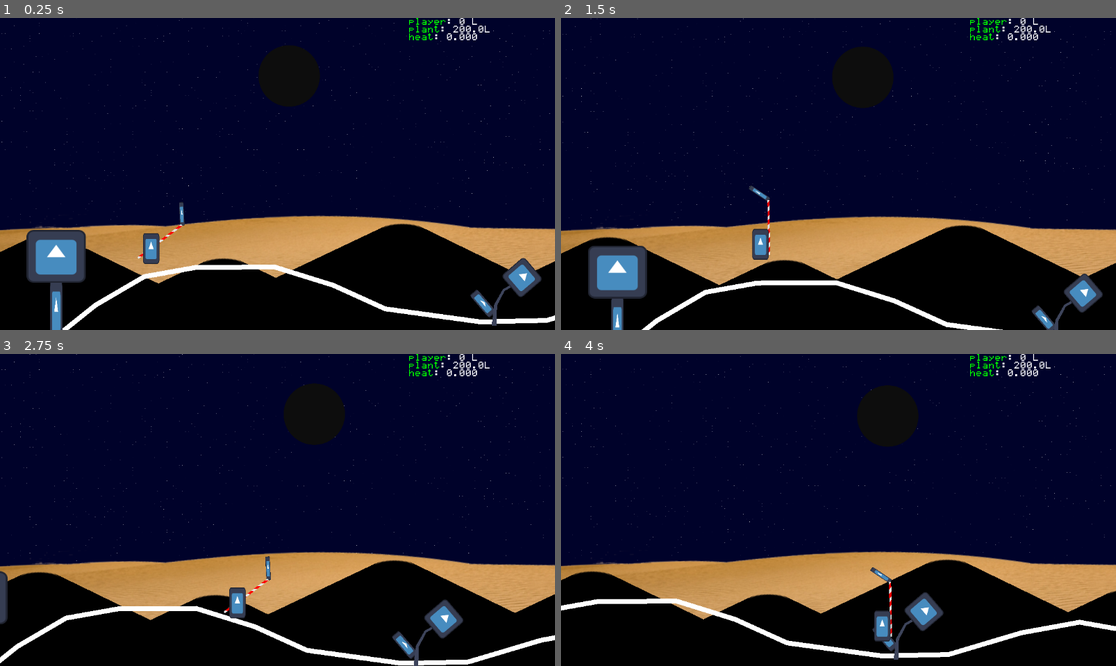
Above: before the commit, frames 1-4 (two rows, left to right).
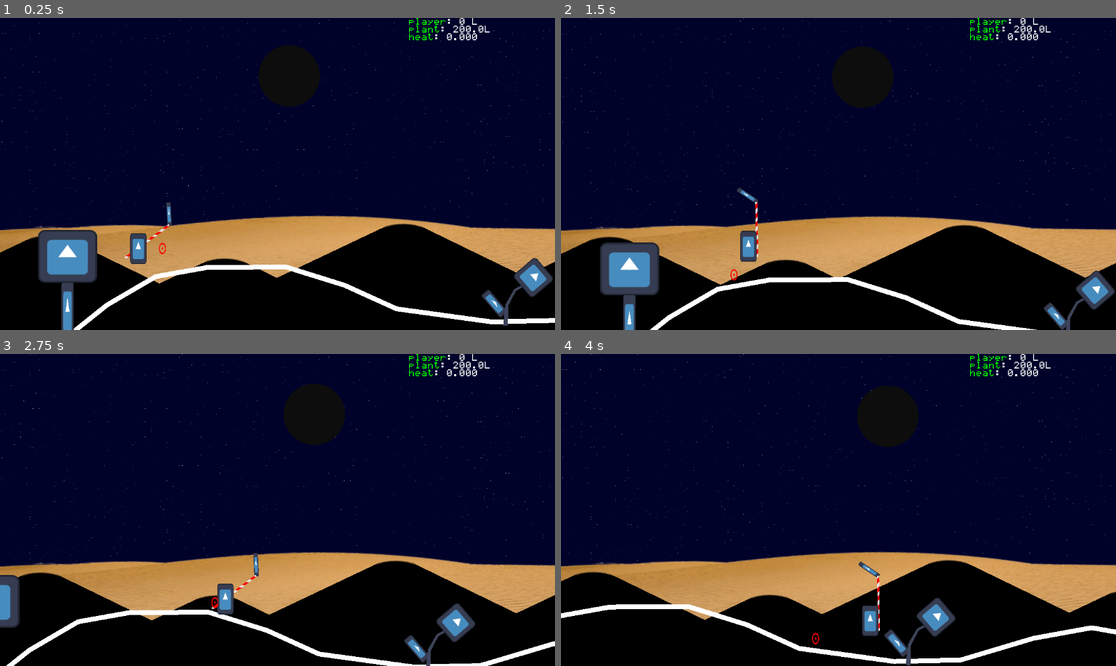
Above: after the commit, the same moments.

Repository: Eptwalabha/ld52
Game: Godot game, scene res://scene/game.tscn
The game is run twice, just before and just after one commit, with the same random seed, the same clock (stepped at 60 frames per second) and the same inputs. The engine's default icon, where the game draws it, is replaced by a stand-in: a white triangle on a blue panel in a dark square.
Inputs:
- Up to frame 1 (0.25 s): no input
- Up to frame 2 (1.5 s): hold E (action) 0.53-1.28 s; hold Right (move_right) from 0.53 s (still down); tap Up (jump) at 0.77, 0.8, 1.07, 1.35 s
- Up to frame 3 (2.75 s): tap Up (jump) at 1.52, 1.82, 2.3 s; tap E (action) at 1.55 s; release Right (move_right) at 2.03 s; hold Left (move_left) from 2.03 s (still down); hold E (action) from 2.03 s (still down)
- Up to frame 4 (4 s): release Left (move_left) at 2.78 s; release E (action) at 2.78 s; hold Right (move_right) from 2.78 s (still down); tap Space (attack) at 2.85 s; tap Up (jump) at 3.02, 3.32, 3.77, 3.8 s; tap E (action) at 3.05 s; hold E (action) from 3.53 s (still down)

The runs differ from the first frame. In frame 1, 5.5% of the frame differs, in the area x 0-100%, y 59-100%; in frame 2, 6.1%, in the area x 0-100%, y 0-100%; in frame 3, 5.2%; in frame 4, 5.2%.

Commit message:
gnome states

Diff:
--- a/project.godot
+++ b/project.godot
@@ -20,9 +20,19 @@
 "path": "res://scene/props/flower.gd"
 }, {
 "base": "CharacterBody2D",
+"class": &"Gnome",
+"language": &"GDScript",
+"path": "res://scene/gnome/gnome.gd"
+}, {
+"base": "CharacterBody2D",
 "class": &"Player",
 "language": &"GDScript",
 "path": "res://scene/player/player.gd"
+}, {
+"base": "Node",
+"class": &"State",
+"language": &"GDScript",
+"path": "res://scene/gnome/npc_state.gd"
 }, {
 "base": "Node2D",
 "class": &"SunMoon",
@@ -42,7 +52,9 @@
 _global_script_class_icons={
 "Fade": "",
 "Flower": "",
+"Gnome": "",
 "Player": "",
+"State": "",
 "SunMoon": "",
 "WaterBubble": "",
 "WaterSource": ""
--- a/scene/game.gd
+++ b/scene/game.gd
@@ -1,5 +1,4 @@
 extends Node2D
-
 
 @onready var player : Player = %player
 @onready var flower : Flower = %flower
@@ -18,7 +17,6 @@
 	if playing:
 		sky.process(delta)
 		flower.dry(delta, sky.get_sun_intensity())
-
 
 func _on_player_spat(damage):
 	var bubble : WaterBubble = Bubble.instantiate()
--- a/scene/game.tscn
+++ b/scene/game.tscn
@@ -7,6 +7,7 @@
 [ext_resource type="PackedScene" uid="uid://cm2oorf8k7sqw" path="res://scene/props/flower.tscn" id="4_gwt1y"]
 [ext_resource type="PackedScene" uid="uid://dcjjch461pfyu" path="res://scene/level/day_night.tscn" id="6_kxb6o"]
 [ext_resource type="PackedScene" uid="uid://ifoicgn75pxc" path="res://scene/props/tree.tscn" id="6_wd8ky"]
+[ext_resource type="PackedScene" uid="uid://46ri45wr2fma" path="res://scene/gnome/gnome.tscn" id="8_5cyso"]
 
 [node name="Game" type="Node2D"]
 script = ExtResource("1_ndv1p")
@@ -74,6 +75,7 @@
 
 [node name="player" parent="parallax/foreground" instance=ExtResource("2_83nul")]
 unique_name_in_owner = true
+position = Vector2(-50, 0)
 
 [node name="camera" type="Camera2D" parent="parallax/foreground/player"]
 offset = Vector2(0, -650)
@@ -84,6 +86,9 @@
 drag_horizontal_enabled = true
 
 [node name="enemies" type="Node2D" parent="parallax/foreground"]
+
+[node name="Gnome" parent="parallax/foreground" node_paths=PackedStringArray("target") instance=ExtResource("8_5cyso")]
+target = NodePath("../level/flower")
 
 [node name="ui" type="CanvasLayer" parent="."]
 
--- /dev/null
+++ b/scene/gnome/gnome.gd
@@ -0,0 +1,64 @@
+class_name Gnome
+extends CharacterBody2D
+
+
+const SPEED = 200.0
+const JUMP_VELOCITY = -300.0
+
+var fullness : int = 0
+var near_flower: bool = false
+
+var gravity = ProjectSettings.get_setting("physics/2d/default_gravity")
+@export var target : Flower
+
+var current_state : State
+var states : Dictionary = {}
+
+func _ready():
+	for state in $states.get_children():
+		if state is State:
+			state.npc = self
+			state.changed.connect(_on_state_changed)
+			state.finished.connect(_on_state_finished.bind(state))
+			states[state.name] = state
+	replace_state("idle")
+
+func _physics_process(delta) -> void:
+	current_state.physics_process(delta)
+
+func _process(delta) -> void:
+	current_state.process(delta)
+
+func drink() -> void:
+	pass
+
+func replace_state(new_state: String) -> void:
+	if current_state is State:
+		current_state.exit()
+	current_state = states[new_state]
+	current_state.enter()
+
+func _on_state_changed(new_state: String) -> void:
+	replace_state(new_state)
+
+func _on_state_finished(state: State) -> void:
+	match state.name:
+		"jump": replace_state("walk")
+		"walk", "escape":
+			var new_state : String = ["walk", "idle", "jump"].pick_random()
+			if near_flower:
+				new_state = "drink"
+			replace_state(new_state)
+		"idle": replace_state(["walk", "jump"].pick_random())
+		"drink": replace_state("leave")
+		"leave": queue_free()
+
+func _on_plant_detector_area_entered(area):
+	if area.owner is Flower:
+		near_flower = true
+		current_state.near_plant()
+
+func _on_plant_detector_area_exited(area):
+	if area.owner is Flower:
+		near_flower = false
+		current_state.away_from_plant()
--- /dev/null
+++ b/scene/gnome/gnome.tscn
@@ -0,0 +1,74 @@
+[gd_scene load_steps=12 format=3 uid="uid://46ri45wr2fma"]
+
+[ext_resource type="Script" path="res://scene/gnome/gnome.gd" id="1_iam6g"]
+[ext_resource type="Texture2D" uid="uid://dsxle7blcgnoi" path="res://resource/images/target.svg" id="2_qjudr"]
+[ext_resource type="Script" path="res://scene/gnome/npc_state_idle.gd" id="2_ulmaw"]
+[ext_resource type="Script" path="res://scene/gnome/npc_state_walk.gd" id="3_inp0e"]
+[ext_resource type="Script" path="res://scene/gnome/npc_state_jump.gd" id="4_yxcar"]
+[ext_resource type="Script" path="res://scene/gnome/npc_state_escape.gd" id="5_h0d3m"]
+[ext_resource type="Script" path="res://scene/gnome/npc_state_drink.gd" id="7_73qw6"]
+[ext_resource type="Script" path="res://scene/gnome/npc_state_leave.gd" id="8_bpmka"]
+
+[sub_resource type="CapsuleShape2D" id="CapsuleShape2D_8ob85"]
+radius = 7.0
+height = 24.0
+
+[sub_resource type="SeparationRayShape2D" id="SeparationRayShape2D_o0u1b"]
+length = 26.0
+
+[sub_resource type="RectangleShape2D" id="RectangleShape2D_7cm6k"]
+size = Vector2(34, 16)
+
+[node name="Gnome" type="CharacterBody2D"]
+collision_layer = 8
+collision_mask = 10
+floor_snap_length = 5.0
+script = ExtResource("1_iam6g")
+
+[node name="CollisionShape2D" type="CollisionShape2D" parent="."]
+shape = SubResource("CapsuleShape2D_8ob85")
+
+[node name="CollisionShape2D2" type="CollisionShape2D" parent="."]
+shape = SubResource("SeparationRayShape2D_o0u1b")
+
+[node name="pivot" type="Node2D" parent="."]
+
+[node name="Sprite2D" type="Sprite2D" parent="pivot"]
+position = Vector2(0, -9.53674e-07)
+scale = Vector2(0.108844, 0.176871)
+texture = ExtResource("2_qjudr")
+
+[node name="plant_detector" type="Area2D" parent="pivot"]
+collision_layer = 0
+collision_mask = 16
+
+[node name="CollisionShape2D" type="CollisionShape2D" parent="pivot/plant_detector"]
+position = Vector2(17, 12)
+shape = SubResource("RectangleShape2D_7cm6k")
+
+[node name="states" type="Node" parent="."]
+
+[node name="idle" type="Node" parent="states"]
+script = ExtResource("2_ulmaw")
+state_name = "idle"
+
+[node name="walk" type="Node" parent="states"]
+script = ExtResource("3_inp0e")
+
+[node name="escape" type="Node" parent="states"]
+script = ExtResource("5_h0d3m")
+
+[node name="jump" type="Node" parent="states"]
+script = ExtResource("4_yxcar")
+state_name = null
+
+[node name="drink" type="Node" parent="states"]
+script = ExtResource("7_73qw6")
+
+[node name="stagger" type="Node" parent="states"]
+
+[node name="leave" type="Node" parent="states"]
+script = ExtResource("8_bpmka")
+
+[connection signal="area_entered" from="pivot/plant_detector" to="." method="_on_plant_detector_area_entered"]
+[connection signal="area_exited" from="pivot/plant_detector" to="." method="_on_plant_detector_area_exited"]
--- /dev/null
+++ b/scene/gnome/npc_state.gd
@@ -0,0 +1,27 @@
+class_name State
+extends Node
+
+signal changed(state_name)
+signal finished
+
+var npc : CharacterBody2D
+var timer : float = 0.0
+var active_state = false
+
+func enter() -> void:
+	active_state = true
+
+func exit() -> void:
+	active_state = false
+
+func process(_delta: float) -> void:
+	pass
+
+func physics_process(_delta: float) -> void:
+	pass
+
+func near_plant() -> void:
+	pass
+
+func away_from_plant() -> void:
+	pass
--- /dev/null
+++ b/scene/gnome/npc_state_drink.gd
@@ -0,0 +1,28 @@
+extends "res://scene/gnome/npc_state.gd"
+
+var glup_duration : float = 3.0
+
+func enter() -> void:
+	super.enter()
+	timer = glup_duration
+
+func exit() -> void:
+	super.exit()
+
+func physics_process(delta) -> void:
+	if not npc.is_on_floor():
+		npc.velocity.y += npc.gravity * delta
+	npc.velocity.x = move_toward(npc.velocity.x, 0, npc.SPEED)
+	npc.move_and_slide()
+
+func process(delta) -> void:
+	timer -= delta
+	if timer <= 0.0:
+		npc.target.drank(1.0)
+		npc.fullness += 1
+		if npc.fullness == 3:
+			emit_signal("finished")
+		timer += glup_duration
+
+func away_from_plant() -> void:
+	emit_signal("finished")
--- /dev/null
+++ b/scene/gnome/npc_state_escape.gd
@@ -0,0 +1,22 @@
+extends "res://scene/gnome/npc_state.gd"
+
+func enter() -> void:
+	super.enter()
+	timer = 1.0 + randf()
+
+func exit() -> void:
+	super.exit()
+
+func physics_process(delta) -> void:
+	if not npc.is_on_floor():
+		npc.velocity.y += npc.gravity * delta
+
+	var delta_x = npc.target.global_position.x - npc.global_position.x
+	npc.velocity.x = -sign(delta_x) * npc.SPEED * 1.5
+
+	npc.move_and_slide()
+
+func process(delta) -> void:
+	timer -= delta
+	if timer <= 0.0:
+		emit_signal("finished")
--- /dev/null
+++ b/scene/gnome/npc_state_idle.gd
@@ -0,0 +1,19 @@
+extends "res://scene/gnome/npc_state.gd"
+
+func enter() -> void:
+	super.enter()
+	timer = 1.0 + randf()
+
+func exit() -> void:
+	super.exit()
+
+func physics_process(delta) -> void:
+	if not npc.is_on_floor():
+		npc.velocity.y += npc.gravity * delta
+	npc.velocity.x = move_toward(npc.velocity.x, 0, npc.SPEED)
+	npc.move_and_slide()
+
+func process(delta) -> void:
+	timer -= delta
+	if timer <= 0.0:
+		emit_signal("finished")
--- /dev/null
+++ b/scene/gnome/npc_state_jump.gd
@@ -0,0 +1,22 @@
+extends "res://scene/gnome/npc_state.gd"
+
+var has_jumped : bool = false
+
+func enter() -> void:
+	super.enter()
+	has_jumped = false
+
+func exit() -> void:
+	super.exit()
+
+func physics_process(delta) -> void:
+	if npc.is_on_floor():
+		if has_jumped:
+			emit_signal("finished")
+		else:
+			has_jumped = true
+			npc.velocity.y = npc.JUMP_VELOCITY
+			npc.velocity.x = sign(npc.target.global_position.x - npc.global_position.x) * npc.SPEED
+	else:
+		npc.velocity.y += npc.gravity * delta
+	npc.move_and_slide()
--- /dev/null
+++ b/scene/gnome/npc_state_leave.gd
@@ -0,0 +1,22 @@
+extends "res://scene/gnome/npc_state.gd"
+
+func enter() -> void:
+	super.enter()
+	timer = 5.0
+
+func exit() -> void:
+	super.exit()
+
+func physics_process(delta) -> void:
+	if not npc.is_on_floor():
+		npc.velocity.y += npc.gravity * delta
+
+	var delta_x = npc.target.global_position.x - npc.global_position.x
+	npc.velocity.x = -sign(delta_x) * npc.SPEED * .7
+
+	npc.move_and_slide()
+
+func process(delta) -> void:
+	timer -= delta
+	if timer <= 0.0:
+		emit_signal("finished")
--- /dev/null
+++ b/scene/gnome/npc_state_walk.gd
@@ -0,0 +1,25 @@
+extends "res://scene/gnome/npc_state.gd"
+
+func enter() -> void:
+	super.enter()
+	timer = 3.0
+
+func exit() -> void:
+	super.exit()
+
+func physics_process(delta) -> void:
+	if not npc.is_on_floor():
+		npc.velocity.y += npc.gravity * delta
+
+	var delta_x = npc.target.global_position.x - npc.global_position.x
+	npc.velocity.x = sign(delta_x) * npc.SPEED
+
+	npc.move_and_slide()
+
+func process(delta) -> void:
+	timer -= delta
+	if timer <= 0.0:
+		emit_signal("finished")
+
+func near_plant() -> void:
+	emit_signal("finished")
--- a/scene/player/player.tscn
+++ b/scene/player/player.tscn
@@ -374,7 +374,7 @@
 }
 
 [node name="CharacterBody2D" type="CharacterBody2D"]
-collision_mask = 14
+collision_mask = 6
 floor_constant_speed = true
 floor_snap_length = 8.0
 script = ExtResource("1_pdtgp")
--- a/scene/props/flower.gd
+++ b/scene/props/flower.gd
@@ -12,6 +12,12 @@
 		alive = false
 		emit_signal("died")
 
+func drank(amount: float) -> void:
+	if alive:
+		water_volume -= amount
+		if water_volume < 0.0:
+			alive = false
+			emit_signal("died")
 
 func _on_area_2d_body_entered(body):
 	if body is WaterBubble:
--- a/scene/props/flower.tscn
+++ b/scene/props/flower.tscn
@@ -31,7 +31,7 @@
 texture = ExtResource("1_0bo4h")
 
 [node name="Area2D" type="Area2D" parent="."]
-collision_layer = 4
+collision_layer = 16
 collision_mask = 32
 
 [node name="CollisionShape2D" type="CollisionShape2D" parent="Area2D"]
--- a/scene/story/game_over_win.tscn
+++ b/scene/story/game_over_win.tscn
@@ -68,7 +68,7 @@
 offset_top = -84.0
 grow_horizontal = 0
 grow_vertical = 0
-text = "quit"
+text = "retry"
 
 [node name="Fade" parent="." instance=ExtResource("1_kxsqv")]
 metadata/_edit_lock_ = true
Not shown: 1 places in scene/game.tscn that only renumber resources
